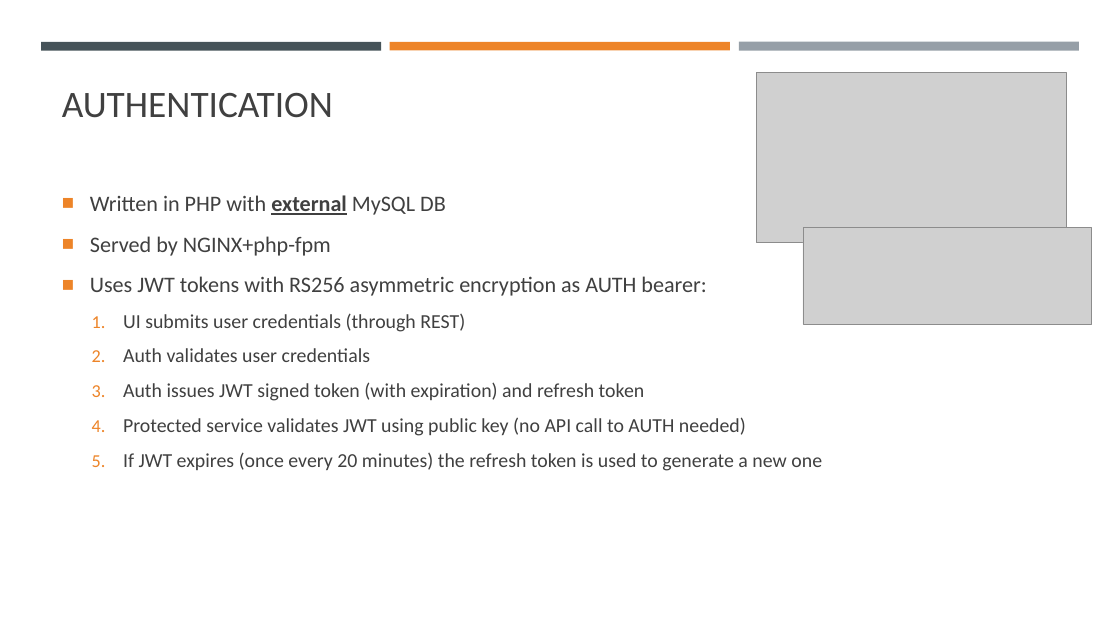
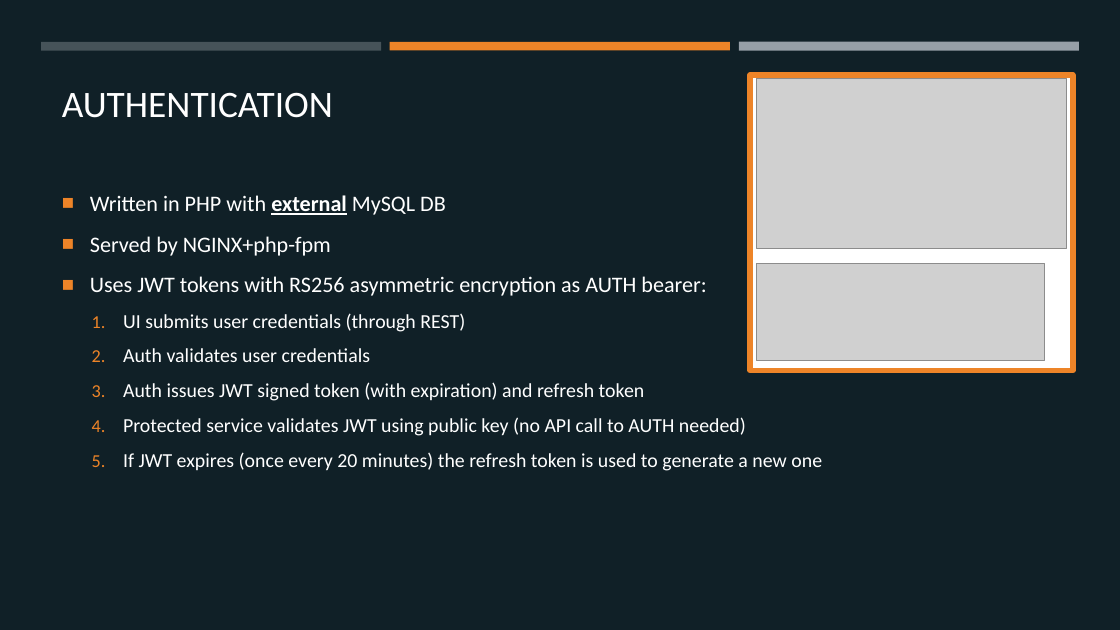
Before and after one commit to margaeor/COMP414-Distributed-Systems, a slide deck: slide 3 of presentation/Distributed.pptx. Drawn at 1120x630 pixels with LibreOffice and Linux fonts; fonts in the diff are those of the drawing; grey boxes stand for pictures. Boxes give left, top, right and bottom in pixels: in the first picture for what was removed or moved away, otherwise in the second. Text is boxed around its words. In the diff, an @@ line names an element or a change of style, - is before the commit and + after.

```diff
--- a/presentation/Distributed.pptx
+++ b/presentation/Distributed.pptx
@@ background #FFFFFF to #102027 @@
@@ title "AUTHENTICATION" at box(62, 92, 333, 118): text colour #404040 to #FFFFFF @@
@@ rectangle added at box(750, 75, 1073, 371), fill #FFFFFF, outline #ED8428 4.5 pt @@
@@ picture: place and size @@
-picture at box(756, 73, 1066, 243)
+picture at box(756, 78, 1066, 248)
@@ text "Written in PHP with external ..." at box(90, 195, 822, 471): text colour #404040 to #FFFFFF @@
@@ picture: place and size @@
-picture at box(803, 228, 1092, 324)
+picture at box(756, 264, 1045, 360)
```
Also in this commit, not shown: 14 other slides changed, 2 slides added, 1 other file.
